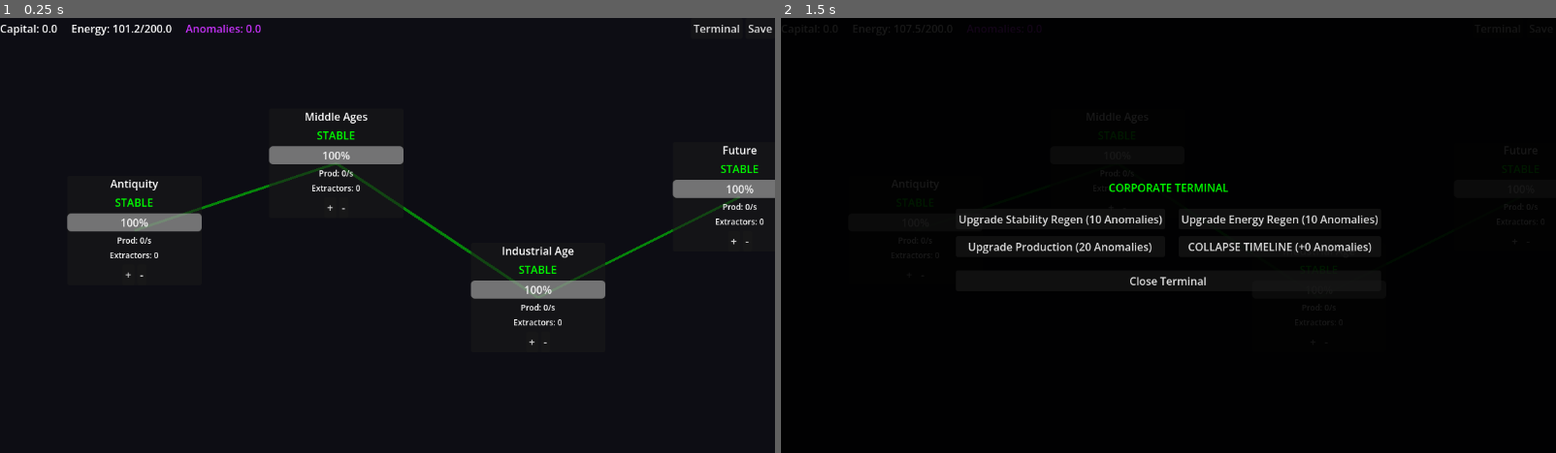
Above: before the commit, frames 1-2 (left to right).
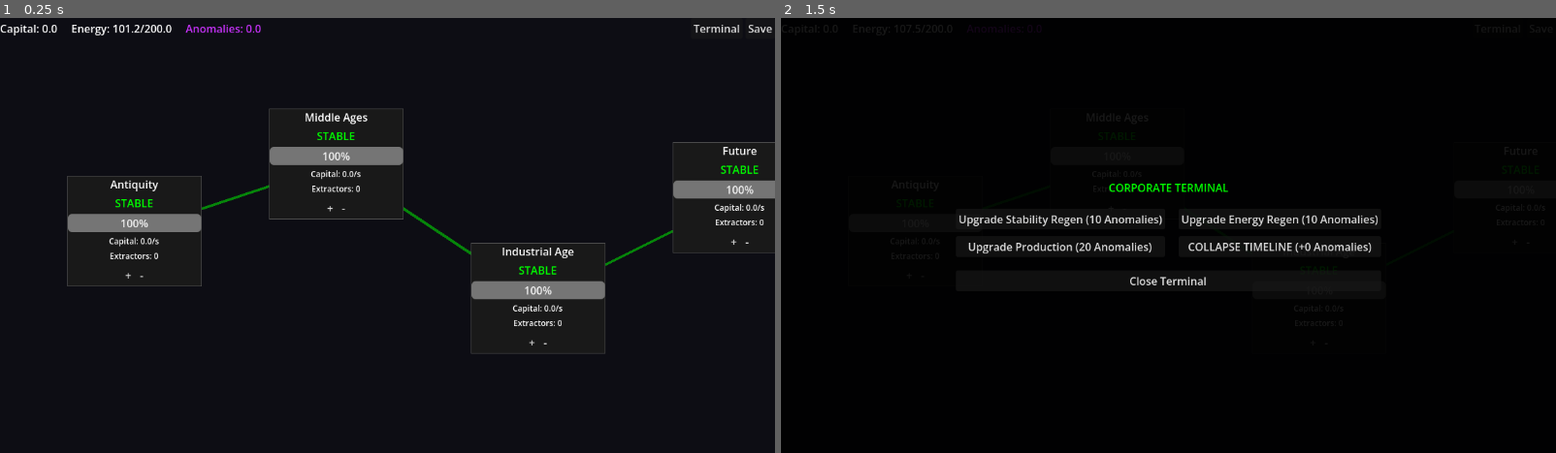
Above: after the commit, the same moments.

Repository: GeorgePaul96/Time-travel-Corp
Game: Godot game, scene res://scenes/main.tscn
The game is run twice, just before and just after one commit, with the same random seed, the same clock (stepped at 60 frames per second) and the same inputs. Before the commit the project has no main scene; this scene is started directly in both runs.
Inputs:
- Up to frame 1 (0.25 s): no input
- Up to frame 2 (1.5 s): click "Terminal" at 0.5 s; click "+" at 1.25 s

The runs differ from the first frame. In frame 1, 2.2% of the frame differs, in the area x 8-100%, y 20-78%; in frame 2, less than 0.1%.
Error before the commit: Attempt to call function 'show' in base 'null instance' on a null instance. (res://scripts/ui/timeline_node.gd:56)

Commit message:
bug fix  commit

Diff:
--- a/project.godot
+++ b/project.godot
@@ -1,15 +1,24 @@
 ; Engine configuration file.
 ; It's best edited using the editor UI and not directly,
-; but the file format is well-documented in the Godot docs.
+; since the parameters that go here are not all obvious.
+;
+; Format:
+;   [section] ; section goes between []
+;   param=value ; assign values to parameters
 
 config_version=5
+
+[animation]
+
+compatibility/default_parent_skeleton_in_mesh_instance_3d=true
 
 [application]
 
 config/name="Time Travel Corp"
+run/main_scene="uid://cx4x2m3u3m3u"
+config/features=PackedStringArray("4.6")
+config/icon="res://icon.svg"
 config/run/main_scene="res://scenes/main.tscn"
-config/features=PackedStringArray("4.3", "Compatibility")
-config/icon="res://icon.svg"
 
 [autoload]
 
--- a/scenes/ui/timeline_node.tscn
+++ b/scenes/ui/timeline_node.tscn
@@ -44,6 +44,7 @@
 horizontal_alignment = 1
 
 [node name="HBoxContainer" type="HBoxContainer" parent="VBoxContainer"]
+unique_name_in_owner = true
 layout_mode = 2
 alignment = 1
 
--- a/scripts/ui/timeline_node.gd
+++ b/scripts/ui/timeline_node.gd
@@ -3,27 +3,58 @@
 @export var node_id: String = ""
 @export var node_name: String = ""
 
+@onready var _name_label: Label = %NameLabel
+@onready var _state_label: Label = %StateLabel
+@onready var _stability_bar: ProgressBar = %StabilityBar
+@onready var _production_label: Label = %ProductionLabel
+@onready var _extractors_label: Label = %ExtractorsLabel
+@onready var _h_box: HBoxContainer = %HBoxContainer
+@onready var _add_btn: Button = %AddBtn
+@onready var _remove_btn: Button = %RemoveBtn
+@onready var _patch_btn: Button = %PatchBtn
+
+var _style_stable: StyleBoxFlat
+var _style_mutated: StyleBoxFlat
+
 func _ready() -> void:
-	%NameLabel.text = node_name
+	_name_label.text = node_name
+	_build_styles()
 
-	%AddBtn.pressed.connect(func(): GameManager.add_extractor(node_id))
-	%RemoveBtn.pressed.connect(func(): GameManager.remove_extractor(node_id))
-	%PatchBtn.pressed.connect(func(): GameManager.patch_node(node_id))
+	_add_btn.pressed.connect(func(): GameManager.add_extractor(node_id))
+	_remove_btn.pressed.connect(func(): GameManager.remove_extractor(node_id))
+	_patch_btn.pressed.connect(func(): GameManager.patch_node(node_id))
 
 	GameManager.state_changed.connect(_update_ui)
 	_update_ui()
+
+func _build_styles() -> void:
+	_style_stable = StyleBoxFlat.new()
+	_style_stable.bg_color = Color(0.1, 0.1, 0.1)
+	_style_stable.border_width_left = 1
+	_style_stable.border_width_right = 1
+	_style_stable.border_width_top = 1
+	_style_stable.border_width_bottom = 1
+	_style_stable.border_color = Color(0.3, 0.3, 0.3)
+
+	_style_mutated = StyleBoxFlat.new()
+	_style_mutated.bg_color = Color(0.2, 0.0, 0.0)
+	_style_mutated.border_width_left = 2
+	_style_mutated.border_width_right = 2
+	_style_mutated.border_width_top = 2
+	_style_mutated.border_width_bottom = 2
+	_style_mutated.border_color = Color.RED
 
 func _update_ui() -> void:
 	if not GameManager.state.nodes.has(node_id):
 		return
 
 	var data = GameManager.state.nodes[node_id]
-	%StabilityBar.value = data.stability
-	%ExtractorsLabel.text = "Extractors: " + str(data.active_extractors)
+	_stability_bar.value = data.stability
+	_extractors_label.text = "Extractors: " + str(data.active_extractors)
 
 	var prod = GameManager.calculate_node_production(node_id)
 	var mult = GameManager.calculate_node_multiplier(node_id)
-	var mult_text = "" if mult == 1.0 else " (x" + str(snapped(mult, 0.01)) + ")"
+	var mult_text = "" if is_equal_approx(mult, 1.0) else " (x" + str(snapped(mult, 0.01)) + ")"
 
 	if data.is_mutated:
 		var mutation_name = "MUTATED"
@@ -33,35 +64,16 @@
 			"industrial": mutation_name = "DIESEL WASTES"
 			"future": mutation_name = "SINGULARITY"
 
-		%StateLabel.text = mutation_name
-		%StateLabel.add_theme_color_override("font_color", Color.RED)
-		%PatchBtn.show()
-		%HBoxContainer.hide()
-		%ProductionLabel.text = "Anomalies: " + str(snapped(prod, 0.1)) + "/s" + mult_text
-
-
-		# Visual feedback for mutation
-		var style = StyleBoxFlat.new()
-		style.bg_color = Color(0.2, 0.0, 0.0)
-		style.border_width_left = 2
-		style.border_width_right = 2
-		style.border_width_top = 2
-		style.border_width_bottom = 2
-		style.border_color = Color.RED
-		add_theme_stylebox_override("panel", style)
+		_state_label.text = mutation_name
+		_state_label.add_theme_color_override("font_color", Color.RED)
+		_patch_btn.show()
+		_h_box.hide()
+		_production_label.text = "Anomalies: " + str(snapped(prod, 0.1)) + "/s" + mult_text
+		add_theme_stylebox_override("panel", _style_mutated)
 	else:
-		%StateLabel.text = "STABLE"
-		%StateLabel.add_theme_color_override("font_color", Color.GREEN)
-		%PatchBtn.hide()
-		%HBoxContainer.show()
-		%ProductionLabel.text = "Capital: " + str(snapped(prod, 0.1)) + "/s" + mult_text
-
-		# Visual feedback for stable
-		var style = StyleBoxFlat.new()
-		style.bg_color = Color(0.1, 0.1, 0.1)
-		style.border_width_left = 1
-		style.border_width_right = 1
-		style.border_width_top = 1
-		style.border_width_bottom = 1
-		style.border_color = Color(0.3, 0.3, 0.3)
-		add_theme_stylebox_override("panel", style)
+		_state_label.text = "STABLE"
+		_state_label.add_theme_color_override("font_color", Color.GREEN)
+		_patch_btn.hide()
+		_h_box.show()
+		_production_label.text = "Capital: " + str(snapped(prod, 0.1)) + "/s" + mult_text
+		add_theme_stylebox_override("panel", _style_stable)
Not shown, changed: .claude/settings.json
